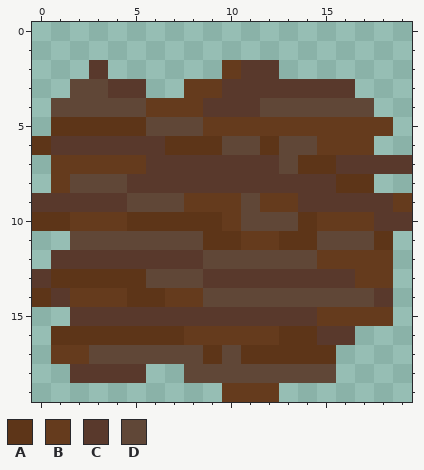
Edited in one commit: pixel-art sprite (src/assets/block/wood/red/middle/wood_red_middle_2.png). The picture above is the old version.
The file is 20x20 pixels.
Palette (. is transparent): A #5d3518  B #653b1d  C #59392c  D #604737
The same view after the edit:
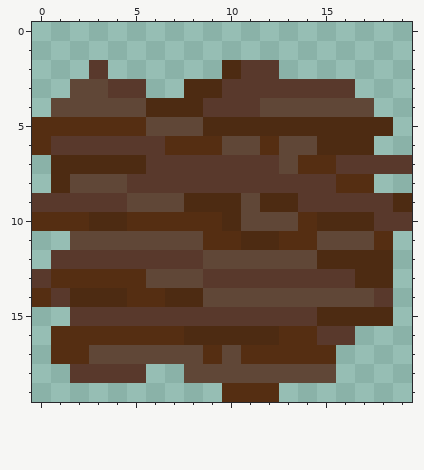
Change:
colour A: #5d3518 -> #552e12
colour B: #653b1d -> #4d2b12
Changed rows in their new state; - is a pixel that keeps its letter.
first column x 0:
 5 A
first column x 2:
10 A
first column x 1:
17 AA----------
19 ---------AAA
Changed places in both pictures, as pixel boxes (x1, y1, x2, y2):
changed: (32, 60, 412, 402)
